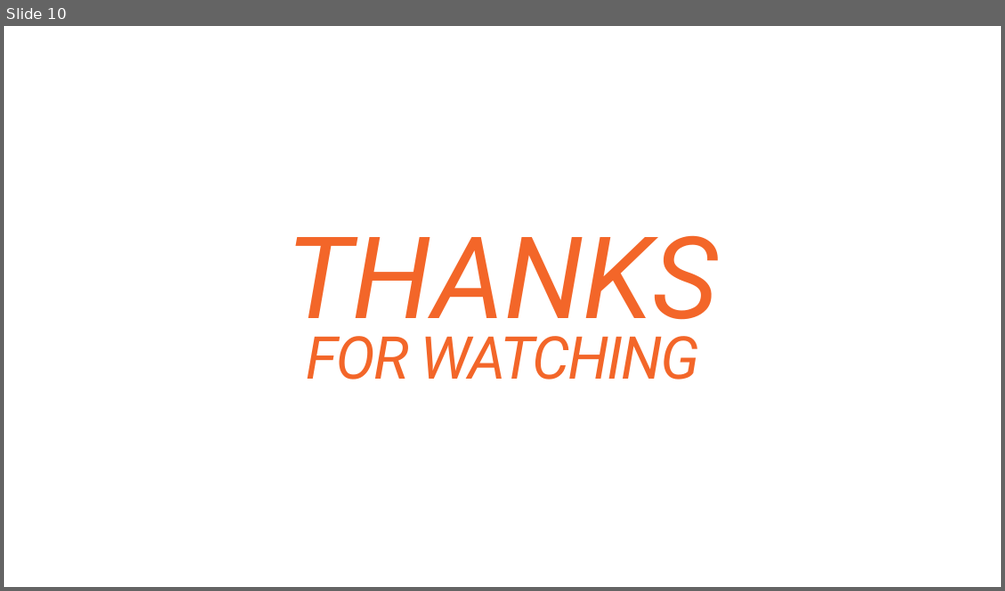
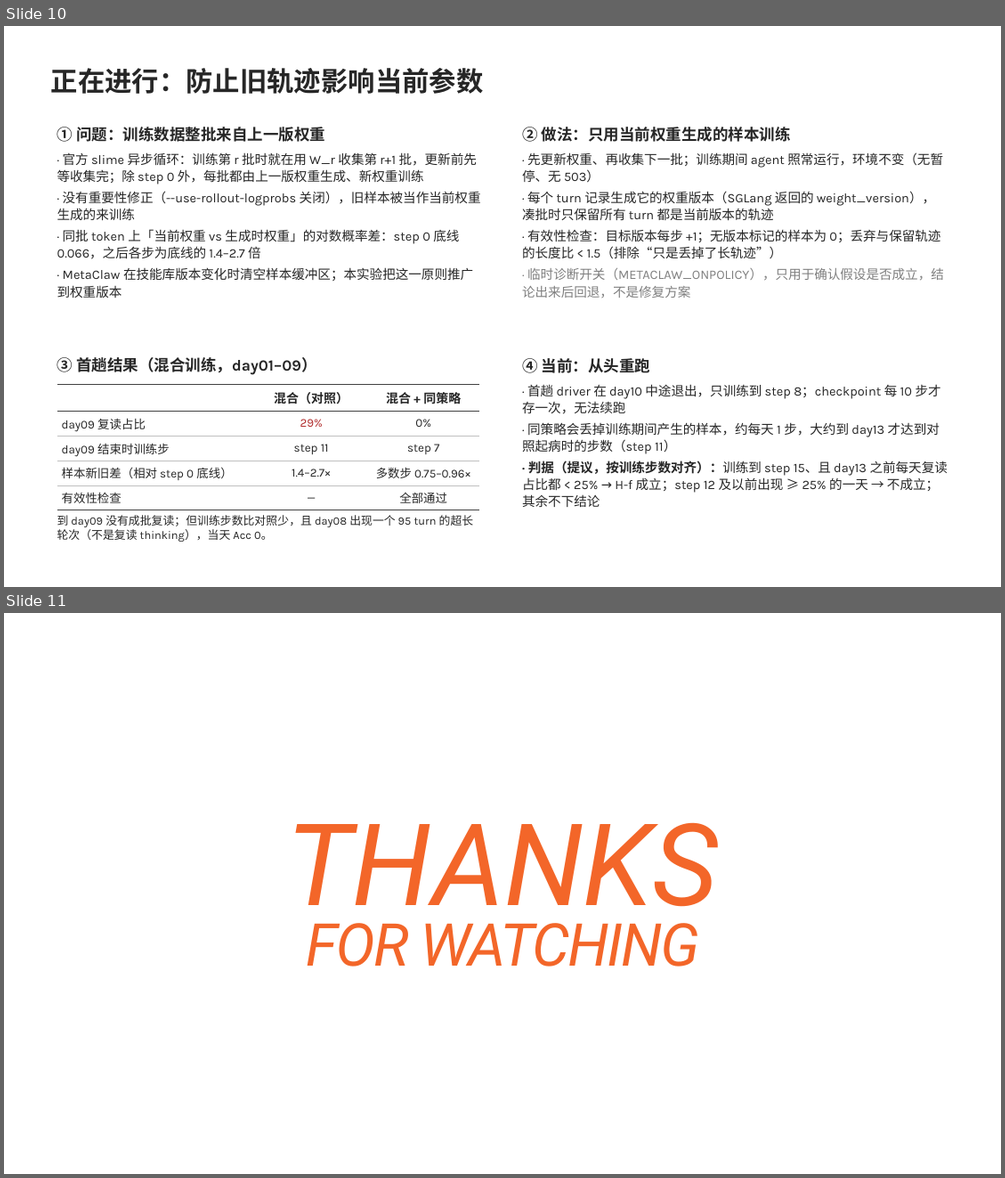
Before and after one commit to maoumao34-design/OpenClaw-RL, a slide deck: report/Openclaw-RL论文复现及迁移内容分享_MetaClaw进展.pptx. Shown one above the other, each under a label of ours: slide 10 before the commit, slides 10 and 11 after it. The pictures are 1005x591 and 1005x1178 pixels, drawn with LibreOffice and Linux fonts; fonts in the diff are those of the drawing; background and template pictures are left out. Boxes give left, top, right and bottom in pixels: in the first picture for what was removed or moved away, otherwise in the second. Text is boxed around its words. In the diff, an @@ line names an element or a change of style, - is before the commit and + after.

Commit message:
docs(report): add slide 10 on the ongoing H-f rerun (stale-trajectory filter)
The progress deck lacked the experiment currently in progress: training
only on samples from the current weights, to stop trajectories from
superseded weights updating the model. New slide 10 covers the problem
and its evidence (every batch after step 0 generated by the previous
weights, staleness 1.4-2.7x the step-0 floor), the diagnostic design and
validity checks, first-run results to day 9, and the rerun with its
step-aligned criteria (marked as a proposal, still unconfirmed in the
work log). Slides 8 and 9 now point to it. Originals unchanged; validate
passes.

```diff
--- a/report/Openclaw-RL论文复现及迁移内容分享_MetaClaw进展.pptx
+++ b/report/Openclaw-RL论文复现及迁移内容分享_MetaClaw进展.pptx
@@ slide 10 added at (4, 26, 1001, 587), background picture (left out) @@
@@ title added at (51, 68, 483, 94), 26 pt, text #262626, bold @@
+正在进行：防止旧轨迹影响当前参数
@@ text added at (57, 127, 481, 297), 12.5 pt, text #262626 @@
+① 问题：训练数据整批来自上一版权重
+· 官方 slime 异步循环：训练第 r 批时就在用 W_r 收集第 r+1 批，更新前先等收集完；除 step 0 外，每批都由上一版权重生成、新权重训练
+· 没有重要性修正（--use-rollout-logprobs 关闭），旧样本被当作当前权重生成的来训练
+· 同批 token 上「当前权重 vs 生成时权重」的对数概率差：step 0 底线 0.066，之后各步为底线的 1.4–2.7 倍
+· MetaClaw 在技能库版本变化时清空样本缓冲区；本实验把这一原则推广到权重版本
@@ rectangle added at (509, 114, 961, 332), fill #FFFFFF @@
@@ text added at (522, 127, 944, 297), 12.5 pt, text #262626 @@
+② 做法：只用当前权重生成的样本训练
+· 先更新权重、再收集下一批；训练期间 agent 照常运行，环境不变（无暂停、无 503）
+· 每个 turn 记录生成它的权重版本（SGLang 返回的 weight_version），凑批时只保留所有 turn 都是当前版本的轨迹
+· 有效性检查：目标版本每步 +1；无版本标记的样本为 0；丢弃与保留轨迹的长度比 < 1.5（排除“只是丢掉了长轨迹”）
+· 临时诊断开关（METACLAW_ONPOLICY），只用于确认假设是否成立，结论出来后回退，不是修复方案
@@ rectangle added at (44, 346, 496, 573), fill #FFFFFF @@
@@ rectangle added at (509, 346, 961, 573), fill #FFFFFF @@
@@ text added at (57, 357, 317, 375), 15 pt, text #262626, bold @@
+③ 首趟结果（混合训练，day01–09）
@@ text added at (522, 358, 947, 507), 12.5 pt, text #262626 @@
+④ 当前：从头重跑
+· 首趟 driver 在 day10 中途退出，只训练到 step 8；checkpoint 每 10 步才存一次，无法续跑
+· 同策略会丢掉训练期间产生的样本，约每天 1 步，大约到 day13 才达到对照起病时的步数（step 11）
+· 判据（提议，按训练步数对齐）：训练到 step 15、且 day13 之前每天复读占比都 < 25% → H-f 成立；step 12 及以前出现 ≥ 25% 的一天 → 不成立；其余不下结论
@@ table added at (57, 384, 479, 507), 5 rows, 3 columns @@
+ | 混合（对照） | 混合 + 同策略
+day09 复读占比 | 29% | 0%
+day09 结束时训练步 | step 11 | step 7
+样本新旧差（相对 step 0 底线） | 1.4–2.7× | 多数步 0.75–0.96×
+有效性检查 | — | 全部通过
@@ text added at (57, 515, 474, 541), 11 pt, text #262626 @@
+到 day09 没有成批复读；但训练步数比对照少，且 day08 出现一个 95 turn 的超长轮次（不是复读 thinking），当天 Acc 0。
@@ what was slide 10 is now slide 11 @@
```
Also in this commit, not shown: 2 slides changed, 2 other files.
